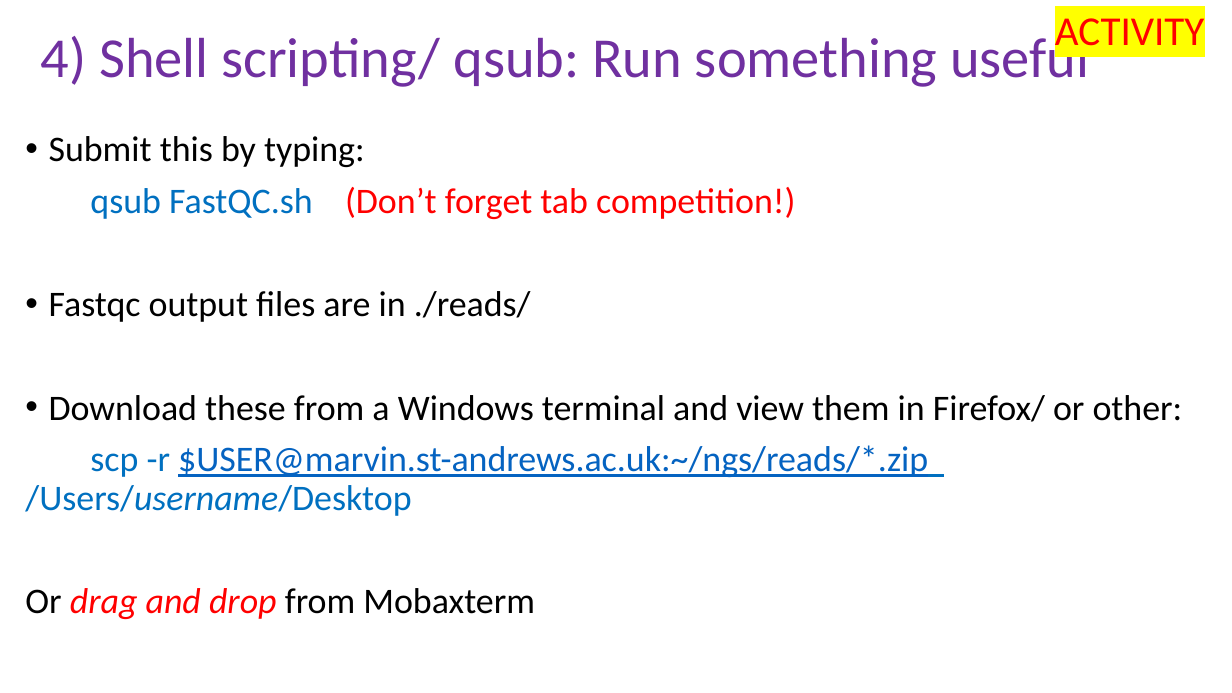
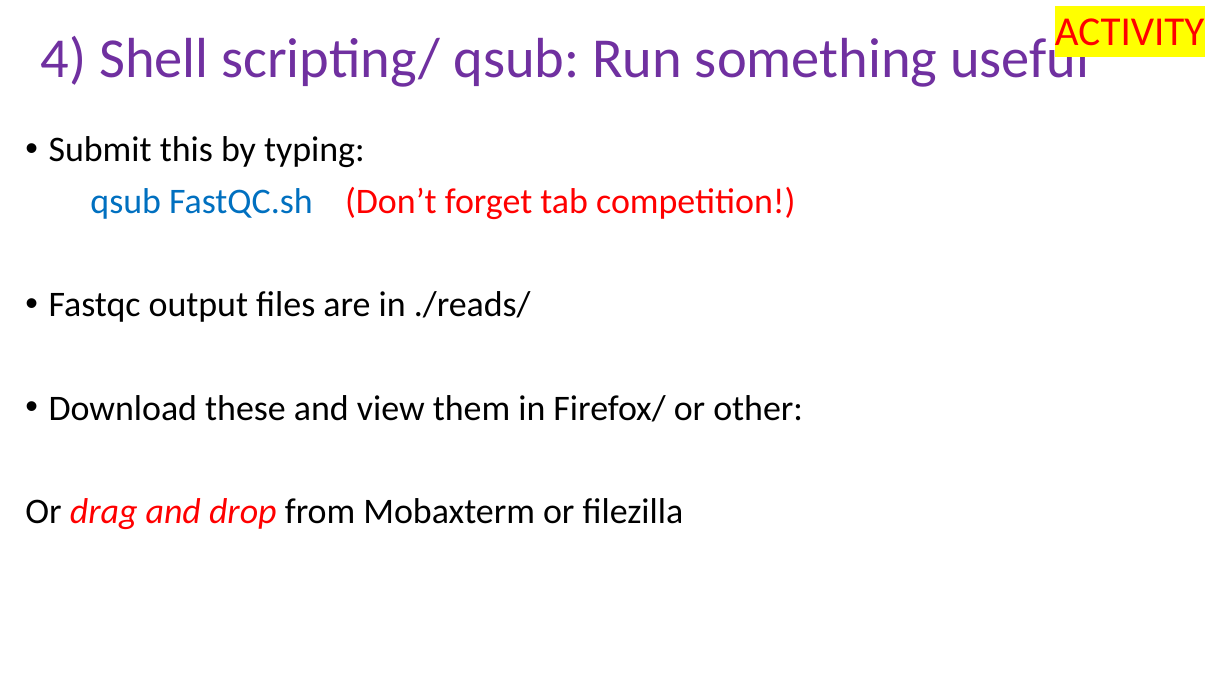
Before and after one commit to peterthorpe5/genome_assembly_workshop, a slide deck: slide 4 of powerpoint/6_assembly.pptx. Drawn at 1232x693 pixels with LibreOffice and Linux fonts; fonts in the diff are those of the drawing. Boxes give left, top, right and bottom in pixels: in the first picture for what was removed or moved away, otherwise in the second. Text is boxed around its words. In the diff, an @@ line names an element or a change of style, - is before the commit and + after.

```diff
--- a/powerpoint/6_assembly.pptx
+++ b/powerpoint/6_assembly.pptx
@@ text at <box>25,395,803,529</box>: text changed @@
-• Download these from a Windows terminal and view them in Firefox/ or other:
-scp -r $USER@marvin.st-andrews.ac.uk:~/ngs/reads/*.zip /Users/username/Desktop
-Or drag and drop from Mobaxterm
+• Download these and view them in Firefox/ or other:
+Or drag and drop from Mobaxterm or filezilla
```
Also in this commit, not shown: 11 other slides changed, 1 slide added, 1 slide removed, 18 other files.
